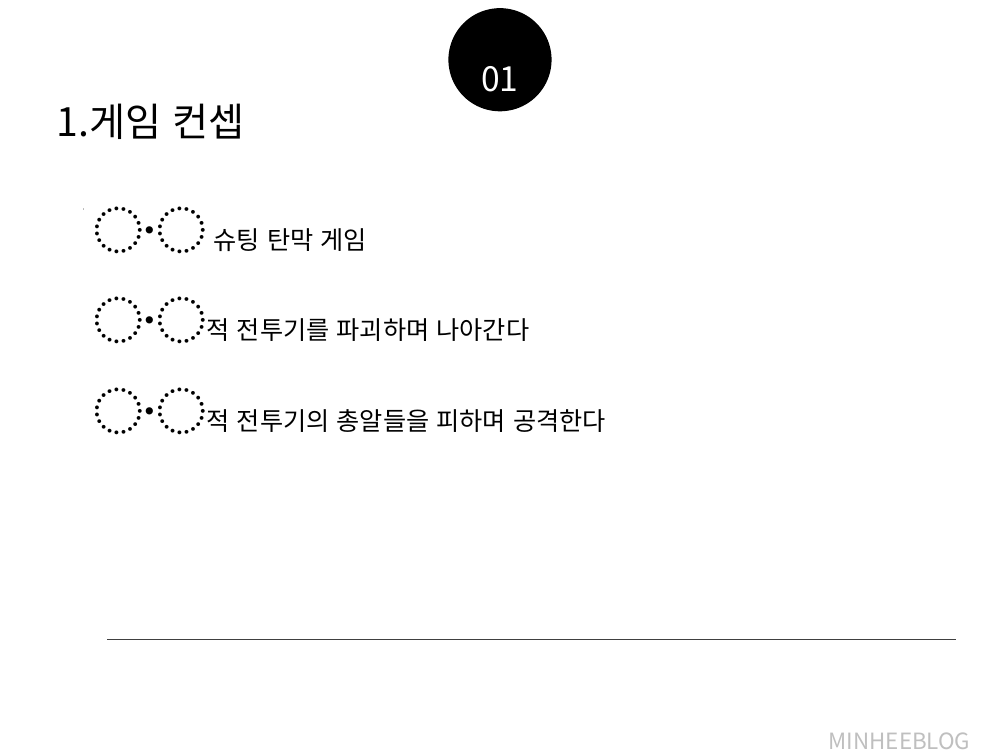
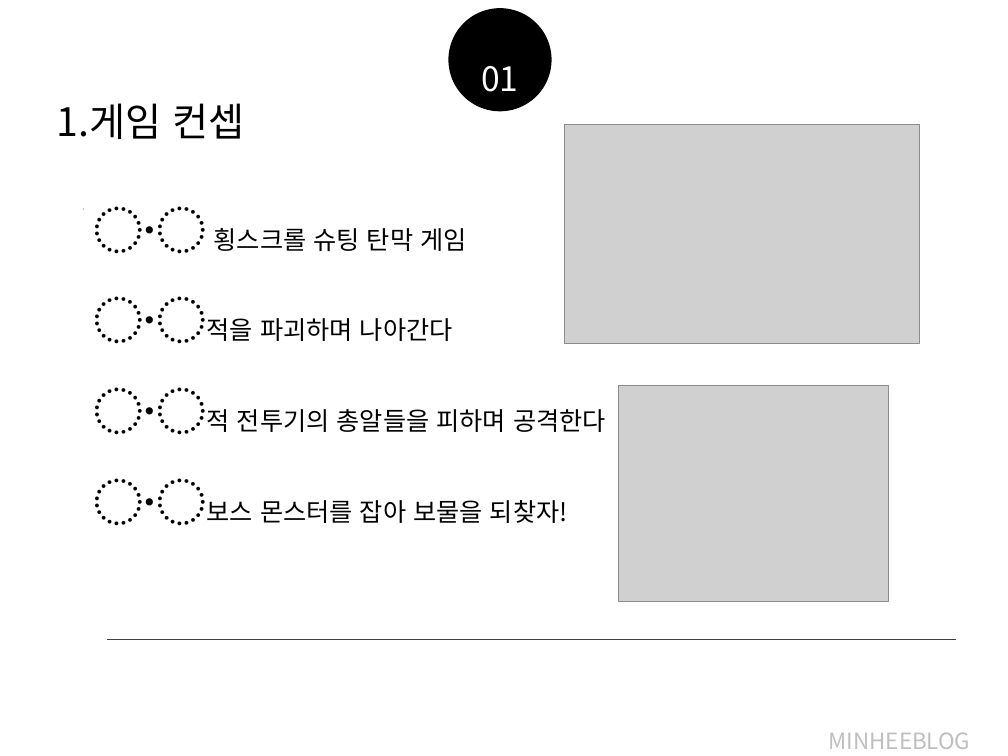
Before and after one commit to JINWOO-0715/2014180021-2DGP-Projects, a slide deck: slide 1 of 2DGP_Project_2nd.pptx. Drawn at 1008x756 pixels with LibreOffice and Linux fonts; fonts in the diff are those of the drawing; grey boxes stand for pictures. Boxes give left, top, right and bottom in pixels: in the first picture for what was removed or moved away, otherwise in the second. Text is boxed around its words. In the diff, an @@ line names an element or a change of style, - is before the commit and + after.

Commit message:
가이드 및 몬스터 다양하게 출현
* 조작법 안내 타이틀 추가
* 몬스터 랜덤하게 출현 추가

```diff
--- a/2DGP_Project_2nd.pptx
+++ b/2DGP_Project_2nd.pptx
@@ picture added at (x1=564, y1=124, x2=919, y2=344) @@
@@ text at (x1=93, y1=206, x2=466, y2=344): text changed @@
-〮 슈팅 탄막 게임
-〮적 전투기를 파괴하며 나아간다
+〮 횡스크롤 슈팅 탄막 게임
+〮적을 파괴하며 나아간다
@@ picture added at (x1=619, y1=386, x2=889, y2=602) @@
@@ text at (x1=93, y1=478, x2=568, y2=526): paragraph added @@
+〮보스 몬스터를 잡아 보물을 되찾자!
```
Also in this commit, not shown: 2 other slides changed, 9 other files.
